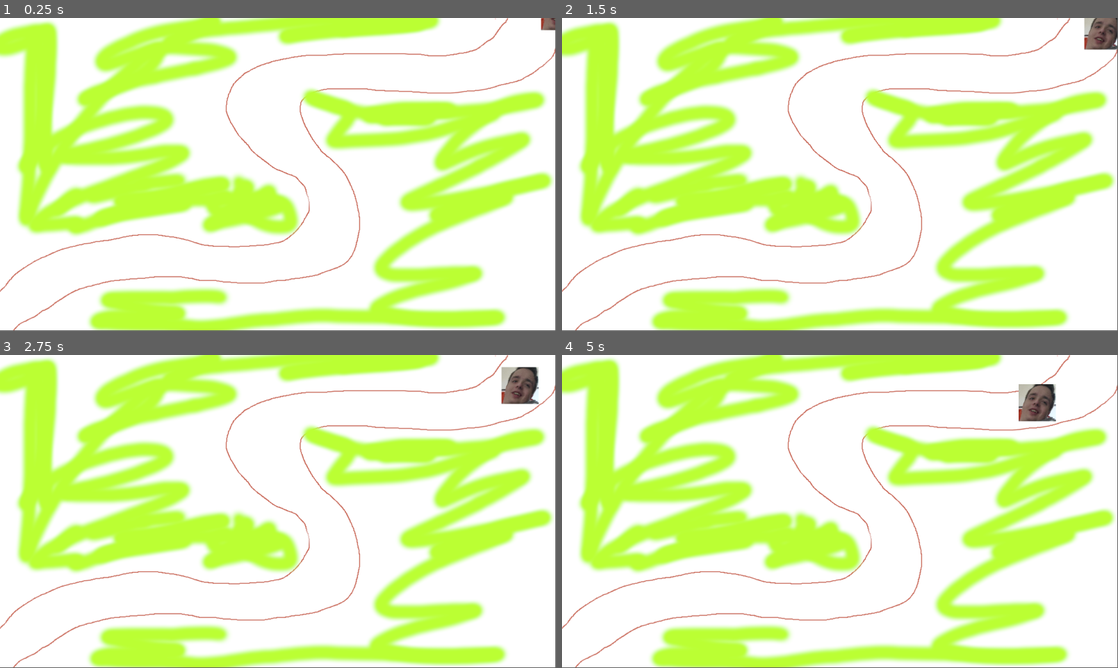
Above: before the commit, frames 1-4 (two rows, left to right).
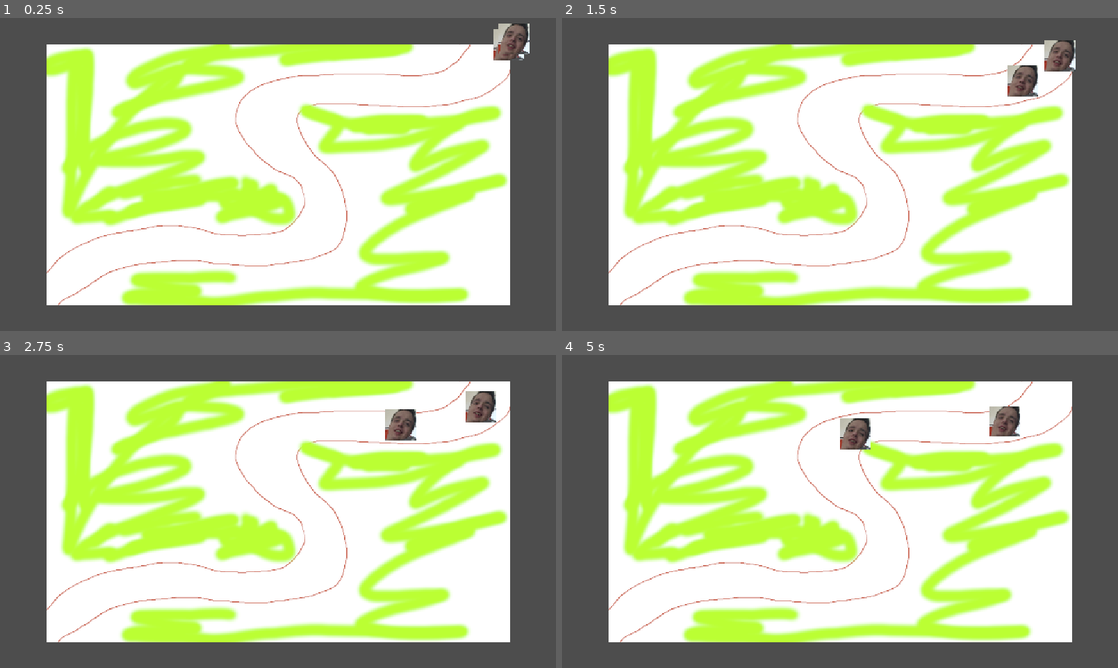
Above: after the commit, the same moments.

Repository: AstroFP/BrainRot-Tower-Defense
Game: Godot game, scene res://scenes/levels/TestLevel.tscn
Same seed, same stepped clock (60 frames per second), same inputs: the game is played once before the commit and once after it.
Inputs:
- Up to frame 1 (0.25 s): no input
- Up to frame 2 (1.5 s): no input
- Up to frame 3 (2.75 s): no input
- Up to frame 4 (5 s): no input
In our replay, the window is 799x449 before the commit and 800x450 after it. These sizes can differ from the game's own. Grey fills any space a smaller window leaves; there, only what the larger window draws over its background counts as a difference.

The runs differ from the first frame. In frame 1, 62% of the frame differs, in the area x 0-100%, y 0-100%; in frame 2, 62%; in frame 3, 62%; in frame 4, 63%.

Commit message:
feat: Add basic GameManager implementation and HungryHippo enemy

Diff:
--- a/prefabs/enemies/hungry_hippo.tscn
+++ b/prefabs/enemies/hungry_hippo.tscn
@@ -1,18 +1,28 @@
-[gd_scene load_steps=4 format=3 uid="uid://4ma2pna2ag6o"]
+[gd_scene load_steps=5 format=3 uid="uid://4ma2pna2ag6o"]
 
-[ext_resource type="Script" path="res://scenes/levels/HungryHippo.gd" id="1_ddlyg"]
-[ext_resource type="Texture2D" uid="uid://cjmyyku3i6ijs" path="res://assets/sprites/MC_Fabian3.png" id="2_it2yc"]
+[ext_resource type="Script" uid="uid://bs8os8ovowscb" path="res://scripts/HungryHippo.gd" id="1_xfphi"]
+[ext_resource type="Texture2D" uid="uid://cjmyyku3i6ijs" path="res://assets/sprites/MC_Fabian3.png" id="2_5ofek"]
 
 [sub_resource type="RectangleShape2D" id="RectangleShape2D_irg8o"]
 size = Vector2(128, 128)
 
+[sub_resource type="RectangleShape2D" id="RectangleShape2D_c1fga"]
+size = Vector2(128, 128)
+
 [node name="HungryHippo" type="CharacterBody2D"]
-position = Vector2(0, 6.10352e-05)
-script = ExtResource("1_ddlyg")
+script = ExtResource("1_xfphi")
 
 [node name="Sprite2D" type="Sprite2D" parent="."]
 scale = Vector2(2, 2)
-texture = ExtResource("2_it2yc")
+texture = ExtResource("2_5ofek")
 
 [node name="CollisionShape2D" type="CollisionShape2D" parent="."]
 shape = SubResource("RectangleShape2D_irg8o")
+
+[node name="HealthManager" type="Node2D" parent="."]
+
+[node name="HurtBox" type="Area2D" parent="."]
+
+[node name="HurtBoxCollider" type="CollisionShape2D" parent="HurtBox"]
+position = Vector2(0, -6.10352e-05)
+shape = SubResource("RectangleShape2D_c1fga")
--- /dev/null
+++ b/prefabs/enemies/path_follow.tscn
@@ -0,0 +1,12 @@
+[gd_scene load_steps=2 format=3 uid="uid://dtdhr2l52mork"]
+
+[ext_resource type="PackedScene" uid="uid://4ma2pna2ag6o" path="res://prefabs/enemies/hungry_hippo.tscn" id="1_1q2i4"]
+
+[node name="PathFollow" type="PathFollow2D"]
+rotation = 2.38941
+rotates = false
+loop = false
+
+[node name="HungryHippo" parent="." instance=ExtResource("1_1q2i4")]
+position = Vector2(1115.66, 253.71)
+rotation = -2.38941
--- a/project.godot
+++ b/project.godot
@@ -12,12 +12,11 @@
 
 config/name="BrainRot Tower Defense"
 run/main_scene="res://scenes/levels/TestLevel.tscn"
-config/features=PackedStringArray("4.2", "Mobile")
+config/features=PackedStringArray("4.4", "Mobile")
 
 [display]
 
-window/size/viewport_width=1920
-window/size/viewport_height=1080
+window/stretch/mode="canvas_items"
 
 [file_customization]
 
--- /dev/null
+++ b/scenes/game_manager.tscn
@@ -0,0 +1,6 @@
+[gd_scene load_steps=2 format=3 uid="uid://bo7226b1wsgh0"]
+
+[ext_resource type="Script" uid="uid://813n1uieffou" path="res://scripts/game_manager.gd" id="1_hwd4i"]
+
+[node name="GameManager" type="Node2D"]
+script = ExtResource("1_hwd4i")
--- a/scenes/levels/HungryHippo.gd
+++ /dev/null
@@ -1,14 +0,0 @@
-extends CharacterBody2D
-
-@onready var remote_transform_2d = $"../Path/PathFollow/RemoteTransform2D"
-@onready var path_follow = $"../Path/PathFollow"
-
-@export var move_speed := 75.0
-
-func _ready():
-	#remote_transform_2d.remote_path = self.get_path()
-	remote_transform_2d.position = Vector2(0,0)
-
-
-func _physics_process(delta):
-	path_follow.progress += move_speed * delta
--- a/scenes/levels/TestLevel.tscn
+++ b/scenes/levels/TestLevel.tscn
@@ -1,7 +1,7 @@
 [gd_scene load_steps=4 format=3 uid="uid://bncs3ty5546u5"]
 
 [ext_resource type="Texture2D" uid="uid://txfxh2a7blna" path="res://assets/sprites/TestBackgroundSprite.png" id="1_86d4f"]
-[ext_resource type="PackedScene" uid="uid://4ma2pna2ag6o" path="res://prefabs/enemies/hungry_hippo.tscn" id="2_j24o3"]
+[ext_resource type="PackedScene" uid="uid://bo7226b1wsgh0" path="res://scenes/game_manager.tscn" id="2_w20ko"]
 
 [sub_resource type="Curve2D" id="Curve2D_86d4f"]
 _data = {
@@ -14,23 +14,10 @@
 [node name="Background" type="Sprite2D" parent="."]
 texture = ExtResource("1_86d4f")
 
-[node name="HungryHippo" parent="." instance=ExtResource("2_j24o3")]
-position = Vector2(-2, 6.10352e-05)
-
 [node name="Path" type="Path2D" parent="."]
 curve = SubResource("Curve2D_86d4f")
 
-[node name="PathFollow" type="PathFollow2D" parent="Path"]
-position = Vector2(986, -577)
-rotation = 2.38941
-rotates = false
-loop = false
-
-[node name="RemoteTransform2D" type="RemoteTransform2D" parent="Path/PathFollow"]
-position = Vector2(1115.66, 253.71)
-rotation = -2.38941
-remote_path = NodePath("../../../HungryHippo")
-
-[node name="GameManager" type="Node2D" parent="."]
+[node name="GameManager" parent="." instance=ExtResource("2_w20ko")]
 
 [node name="Camera2D" type="Camera2D" parent="."]
+zoom = Vector2(0.5, 0.5)
--- /dev/null
+++ b/scenes/levels/TestLevel2.tscn
@@ -0,0 +1,30 @@
+[gd_scene load_steps=5 format=3 uid="uid://cq0lm83k5jalb"]
+
+[ext_resource type="Texture2D" uid="uid://oak6prvucehq" path="res://assets/sprites/nig.PNG" id="1_mn4bw"]
+[ext_resource type="PackedScene" uid="uid://dtdhr2l52mork" path="res://prefabs/enemies/path_follow.tscn" id="2_j8uew"]
+[ext_resource type="Script" uid="uid://813n1uieffou" path="res://scripts/game_manager.gd" id="3_j8uew"]
+
+[sub_resource type="Curve2D" id="Curve2D_86d4f"]
+_data = {
+"points": PackedVector2Array(0, 0, 0, 0, 986, -577, 132.149, -97.4433, -132.149, 97.4433, 815, -417, 120.136, -86.7646, -120.136, 86.7646, 42, -310, 33.371, -170.859, -33.371, 170.859, 190, 184, 208.235, -13.3484, -208.235, 13.3484, -555, 280, 0, 0, 0, 0, -994, 535)
+}
+point_count = 6
+
+[node name="TestLevel2" type="Node2D"]
+
+[node name="Background" type="Sprite2D" parent="."]
+scale = Vector2(8, 8)
+texture = ExtResource("1_mn4bw")
+
+[node name="Path" type="Path2D" parent="."]
+curve = SubResource("Curve2D_86d4f")
+
+[node name="PathFollow" parent="Path" instance=ExtResource("2_j8uew")]
+position = Vector2(986, -577)
+
+[node name="Camera2D" type="Camera2D" parent="."]
+zoom = Vector2(0.5, 0.5)
+
+[node name="GameManager" type="Node2D" parent="."]
+script = ExtResource("3_j8uew")
+metadata/_custom_type_script = "uid://813n1uieffou"
--- /dev/null
+++ b/scripts/HungryHippo.gd
@@ -0,0 +1,13 @@
+class_name HungryHippo
+extends CharacterBody2D
+
+@onready var path_follow = $".."
+
+@export var move_speed := 75.0
+
+func _ready():
+	#remote_transform_2d.remote_path = self.get_path()
+	position = Vector2(0,0)
+
+func _physics_process(delta):
+	path_follow.progress += move_speed * delta
--- /dev/null
+++ b/scripts/game_manager.gd
@@ -0,0 +1,16 @@
+class_name GameManager
+extends Node2D
+
+const PATH_FOLLOW = preload("res://prefabs/enemies/path_follow.tscn")
+#@onready var path = $"../Path"
+var path
+
+func _ready():
+	path = get_node("../Path")
+	var hungry_hippo = PATH_FOLLOW.instantiate()
+	hungry_hippo.get_node("HungryHippo").move_speed = 200.0
+	path.add_child(hungry_hippo)
+	path.add_child(PATH_FOLLOW.instantiate())
+
+func _physics_process(delta):
+	pass
Binary file added: assets/sprites/nig.PNG
Not shown, added: assets/sprites/nig.PNG.import
Not shown, added: scripts/HungryHippo.gd.uid
Not shown, added: scripts/game_manager.gd.uid
